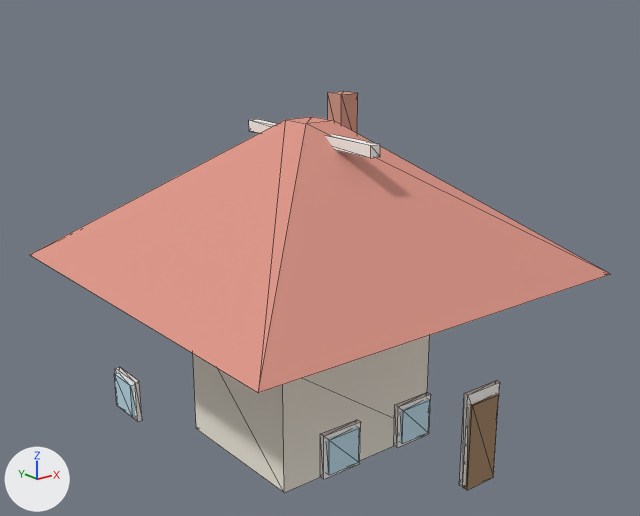
The glTF model public/assets/models/house.glb: old version first, new version second.
Both versions are drawn from a camera (50 mm lens) standing at (-5.61, -7.18, 5.59) and looking at (0.07, -0.09, 2.75). Every picture has the same lights, and +X, +Y and +Z are marked at lower left. The first picture is the older version. Mesh edges are drawn as thin lines. Vertices at exactly the same position are counted once.

In view in the first picture: 'House'.
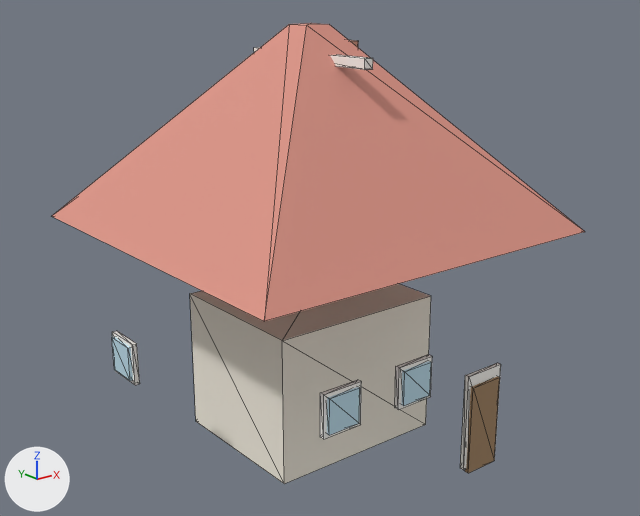
The change, as a diff of the scene's bpy script:
```diff
--- a/public/assets/models/house.glb.py
+++ b/public/assets/models/house.glb.py
@@ me_cube @@
 # used by ob_house; location = (0.0, 0.0, 0.0)
-me_cube.from_pydata(...)  # 96 vertices, 144 faces; spans x -2.23..2.23, y -2.23..2.23, z 0.49..4.32
-me_cube.vertices[8].co = (-2.23, 2.23, 2.68)  # pixel (29, 254)
-me_cube.vertices[9].co = (-0.18, 0.18, 4.22)  # pixel (285, 119)
-me_cube.vertices[10].co = (2.23, 2.23, 2.68)
-me_cube.vertices[11].co = (0.18, 0.18, 4.22)  # pixel (312, 116)
-me_cube.vertices[12].co = (2.23, -2.23, 2.68)  # pixel (610, 274)
-me_cube.vertices[13].co = (0.18, -0.18, 4.22)  # pixel (333, 120)
-me_cube.vertices[14].co = (-2.23, -2.23, 2.68)  # pixel (258, 392)
-me_cube.vertices[15].co = (-0.18, -0.18, 4.22)  # pixel (306, 123)
+me_cube.from_pydata(...)  # 96 vertices, 144 faces; spans x -2.08..2.02, y -2.02..2.02, z 0.69..5.18
+# me_cube part 1: the loose piece of 8 vertices spanning x -1.0..1.0, y -0.85..0.85, z 0.68..2.03 is scaled about the mesh origin by (1, 1, 1.15)
+# me_cube part 2: the loose piece of 8 vertices spanning x -0.06..0.06, y -1.01..1.01, z 3.99..4.11 is scaled about its middle by (0.833, 0.889, 0.833), then moved by (0.0, 0.0, 0.8)
+# me_cube part 3: the loose piece of 8 vertices spanning x 0.65..1.14, y -1.75..-1.7, z 0.53..1.59 is moved by (0.0, 0.0, 0.2)
+# me_cube part 4: the loose piece of 8 vertices spanning x -1.22..-0.78, y -1.75..-1.7, z 1.33..1.76 is moved by (0.0, 0.0, 0.4)
+# me_cube part 5: the loose piece of 8 vertices spanning x -0.31..0.12, y -1.75..-1.7, z 1.33..1.76 is moved by (0.0, 0.0, 0.4)
+# me_cube part 6: the loose piece of 8 vertices spanning x -2.05..-2.0, y 0.19..0.62, z 1.38..1.82 is moved by (0.0, 0.0, 0.4)
+# me_cube part 7: the loose piece of 8 vertices spanning x 1.08..1.33, y 0.77..1.02, z 3.67..4.32 is scaled about its middle by (1, 1, 1.15), then moved by (0.0, 0.0, 0.55)
+# me_cube part 8: the loose piece of 8 vertices spanning x 0.69..1.11, y -1.77..-1.73, z 0.49..1.47 is moved by (0.0, 0.0, 0.2)
+# me_cube part 9: the loose piece of 8 vertices spanning x -1.17..-0.82, y -1.77..-1.73, z 1.38..1.72 is moved by (0.0, 0.0, 0.4)
+# me_cube part 10: the loose piece of 8 vertices spanning x -0.28..0.07, y -1.77..-1.73, z 1.38..1.72 is moved by (0.0, 0.0, 0.4)
+# me_cube part 11: the loose piece of 8 vertices spanning x -2.08..-2.02, y 0.23..0.57, z 1.43..1.77 is moved by (0.0, 0.0, 0.4)
+# me_cube part 12
+me_cube.vertices[8].co = (-2.02, 2.02, 3.12)  # pixel (51, 216)
+me_cube.vertices[9].co = (-0.14, 0.14, 5.18)  # pixel (289, 24)
+me_cube.vertices[10].co = (2.02, 2.02, 3.12)
+me_cube.vertices[11].co = (0.14, 0.14, 5.18)  # pixel (311, 23)
+me_cube.vertices[12].co = (2.02, -2.02, 3.12)  # pixel (585, 231)
+me_cube.vertices[13].co = (0.14, -0.14, 5.18)  # pixel (329, 24)
+me_cube.vertices[14].co = (-2.02, -2.02, 3.12)  # pixel (264, 321)
+me_cube.vertices[15].co = (-0.14, -0.14, 5.18)  # pixel (306, 25)
 me_cube.materials.append(mat_wall)
```

Changed parts and their boxes (x1, y1, x2, y2) in the pictures (640 x 516 px; the box of a moved part takes in the faces that stretch with it):
'House', reshaped (8% narrower, 15% taller)
    before: (29, 91, 610, 493)
    after: (52, 23, 585, 484)
part 1 of me_cube, moved or reshaped
    before: (193, 336, 429, 493)
    after: (190, 284, 431, 484)
part 2 of me_cube, moved or reshaped
    before: (249, 119, 380, 158)
    after: (254, 47, 373, 70)
part 3 of me_cube, moved or reshaped
    before: (459, 381, 500, 487)
    after: (460, 363, 501, 470)
part 4 of me_cube, moved or reshaped
    before: (320, 420, 361, 479)
    after: (320, 380, 361, 439)
part 5 of me_cube, moved or reshaped
    before: (394, 393, 431, 448)
    after: (395, 355, 432, 410)
part 6 of me_cube, moved or reshaped
    before: (115, 367, 142, 422)
    after: (112, 331, 140, 385)
part 7 of me_cube, moved or reshaped (mostly hidden afterwards)
    before: (328, 91, 358, 133)
    after: (349, 40, 358, 47)
part 8 of me_cube, moved or reshaped
    before: (464, 394, 499, 490)
    after: (465, 376, 500, 473)
part 9 of me_cube, moved or reshaped
    before: (327, 427, 359, 475)
    after: (327, 387, 360, 435)
part 10 of me_cube, moved or reshaped
    before: (400, 399, 430, 444)
    after: (401, 361, 431, 406)
part 11 of me_cube, moved or reshaped
    before: (114, 373, 135, 418)
    after: (112, 337, 133, 381)
part 12 of me_cube, moved or reshaped
    before: (29, 116, 610, 393)
    after: (52, 23, 585, 321)
